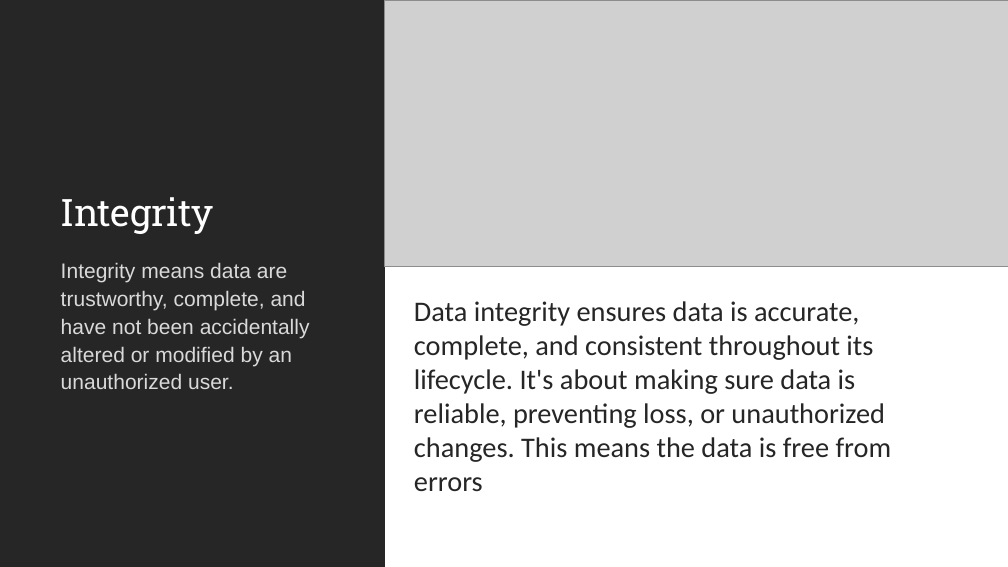
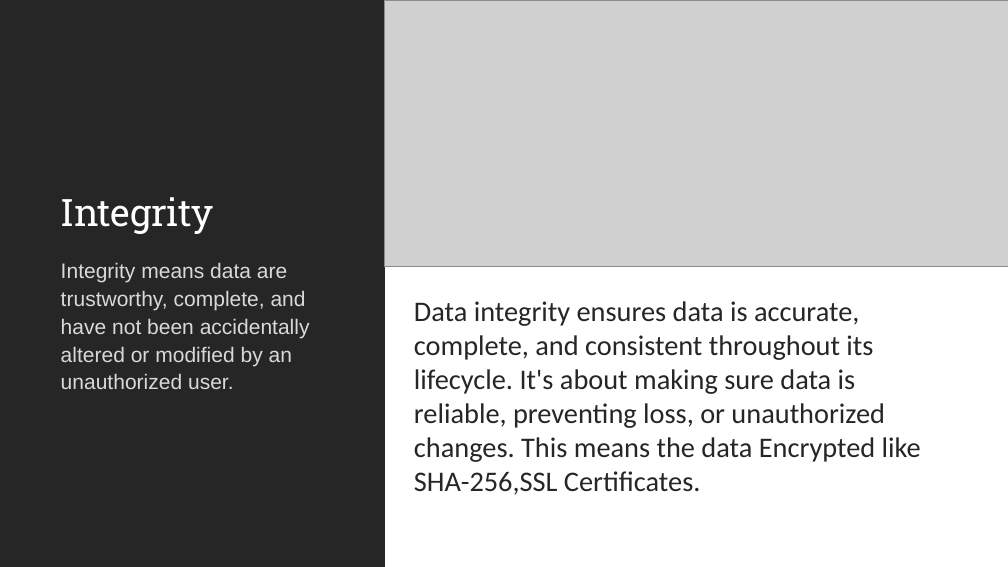
Before and after one commit to Anujdev67/Wipro_infra, a slide deck: slide 4 of CIA Triad Case Study.pptx. Drawn at 1008x567 pixels with LibreOffice and Linux fonts; fonts in the diff are those of the drawing; grey boxes stand for pictures. Boxes give left, top, right and bottom in pixels: in the first picture for what was removed or moved away, otherwise in the second. Text is boxed around its words. In the diff, an @@ line names an element or a change of style, - is before the commit and + after.

```diff
--- a/CIA Triad Case Study.pptx
+++ b/CIA Triad Case Study.pptx
@@ text at <box>414,301,921,495</box>: text changed @@
-Data integrity ensures data is accurate, complete, and consistent throughout its lifecycle. It's about making sure data is reliable, preventing loss, or unauthorized changes. This means the data is free from errors
+Data integrity ensures data is accurate, complete, and consistent throughout its lifecycle. It's about making sure data is reliable, preventing loss, or unauthorized changes. This means the data Encrypted like SHA-256,SSL Certificates.
```
Also in this commit, not shown: 1 other slide changed, 2 other files.
